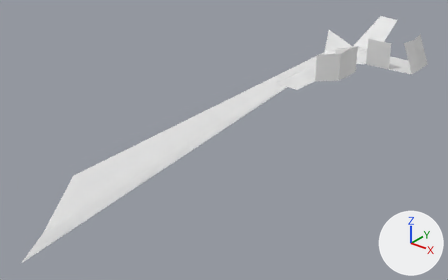
The Blender file Zeldo/Content/Meshes/Triangle.blend as it was, and as the next commit left it.
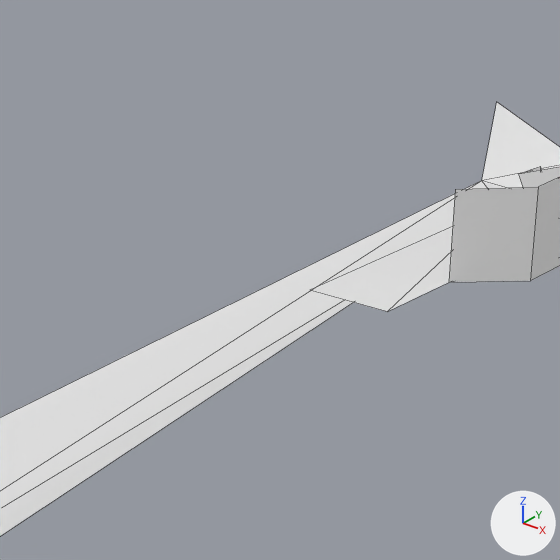
There are two pictures of each version: one whole from a camera (50 mm lens) standing at (54.9, -104.8, 38.2) and looking at (-20.6, -10.5, -20.3), one close up on the part from 41% to 77% of the width and 0% to 58% of the height. Arrows for +X, +Y and +Z are at lower right; the lights stay in place. The close-ups show mesh edges as thin lines.
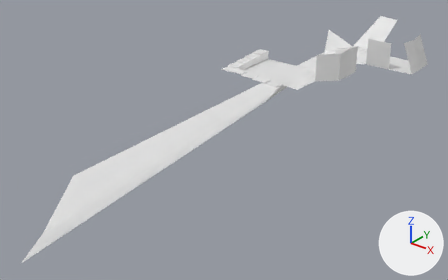
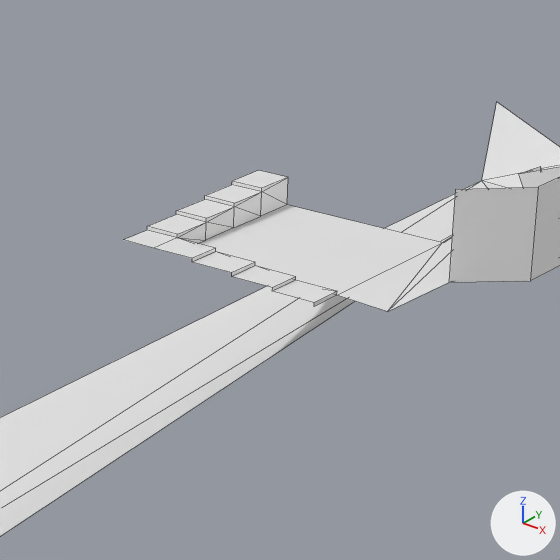
Boxes [x1, y1, x2, y2] around the edits, measured in the close-ups (560 x 560 px):
part 1 of me_plane, built on: before [311, 227, 453, 312]; after [124, 170, 452, 312]

What changed in the scene script:
```text
Change me_plane:
    used by ob_plane; location = (0.0, 0.0, 0.0)
    remove me_plane.from_pydata(...)  # 37 vertices, 33 faces; spans x -72.7..16.3, y -46.5..11.1, z -50.6..6.2
    add me_plane.from_pydata(...)  # 81 vertices, 75 faces; spans x -72.7..16.3, y -46.5..11.1, z -50.6..6.2
    me_plane part 1
    1 vertex is removed from x -1.2, y -20.7, z 0.2
    1 face is deleted
    45 vertices are added at x -12.0..0.0, y -22.0..-10.0, z 0.0..1.6
    43 new faces join them
```
